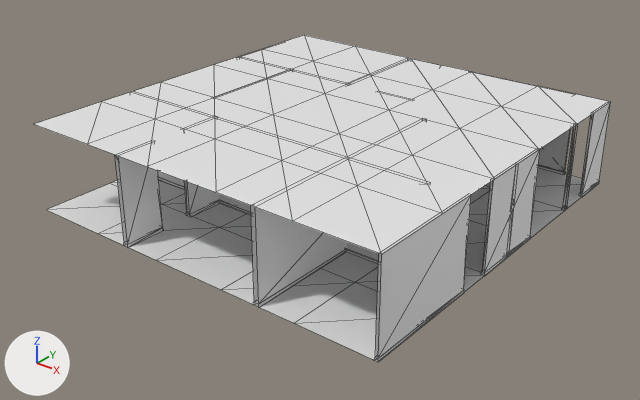
The glTF model public/assets/levels/level0/chunk_1_5.glb as it was, and as the next commit left it.
Rendered twice from a 50 mm camera at (33.02, -85.32, 11.71) aimed at (18.13, -66.7, 0.17). The lights are fixed; the arrows at lower left show +X, +Y and +Z. The first picture is the older version. Mesh edges are drawn as thin lines. Vertices at exactly the same position are counted once.

Before the edit, the objects in view are built like this:
```python
me_mesh_0 = bpy.data.meshes.new('Mesh_0')
me_mesh_0.from_pydata(...)  # 330 vertices, 366 faces; spans x 11.99..24.01, y -72.01..-59.99, z 0.0..2.7
ob_chunk_1_5 = bpy.data.objects.new('chunk_1_5', me_mesh_0)
ob_chunk_1_5.location = (0.0, 0.0, 0.0)
```
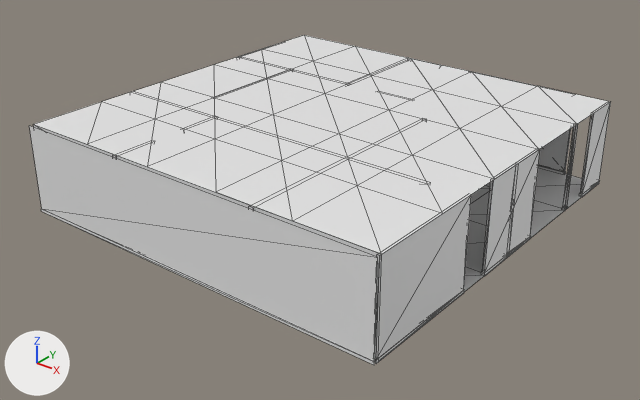
The change, as a diff of the scene's bpy script:
```diff
--- a/public/assets/levels/level0/chunk_1_5.glb.py
+++ b/public/assets/levels/level0/chunk_1_5.glb.py
@@ me_mesh_0 @@
 # used by ob_chunk_1_5; location = (0.0, 0.0, 0.0)
-me_mesh_0.from_pydata(...)  # 330 vertices, 366 faces; spans x 11.99..24.01, y -72.01..-59.99, z 0.0..2.7
+me_mesh_0.from_pydata(...)  # 345 vertices, 388 faces; spans x 11.99..24.01, y -72.15..-59.99, z 0.0..2.7
+# me_mesh_0 part 1
+# 7 vertices are removed from x 15.52..15.68, y -72.01..-72.0, z 0.0..2.7
+# 8 faces are deleted
+# 1 vertex moves from x 15.52, y -72.01, z 0.09 to x 15.52, y -72.08, z 0.09
+# 7 vertices are added at x 15.52..15.68, y -72.08..-72.07, z 0.0..2.7
+# 12 new faces join them
+# me_mesh_0 part 2
+# 12 vertices are removed from x 20.32..24.01, y -72.01..-72.0, z 0.0..2.7
+# 16 faces are deleted
+# 2 vertices move from x 20.32..23.92, y -72.01, z 0.09 to x 20.32..23.92, y -72.08, z 0.09
+# 27 vertices are added at x 11.99..24.01, y -72.15..-71.99, z 0.0..2.7
+# 34 new faces join them
```

Where the change shows, as pixel boxes (x1, y1, x2, y2) in the pictures (640 x 400 px; the box of a moved part takes in the faces that stretch with it):
'chunk_1_5', reshaped: before (34, 35, 611, 362); after (29, 35, 611, 365)
part 1 of me_mesh_0, moved or reshaped (not visible afterwards): before (115, 155, 164, 247)
part 2 of me_mesh_0, built on: before (251, 195, 471, 362); after (29, 124, 471, 365)
